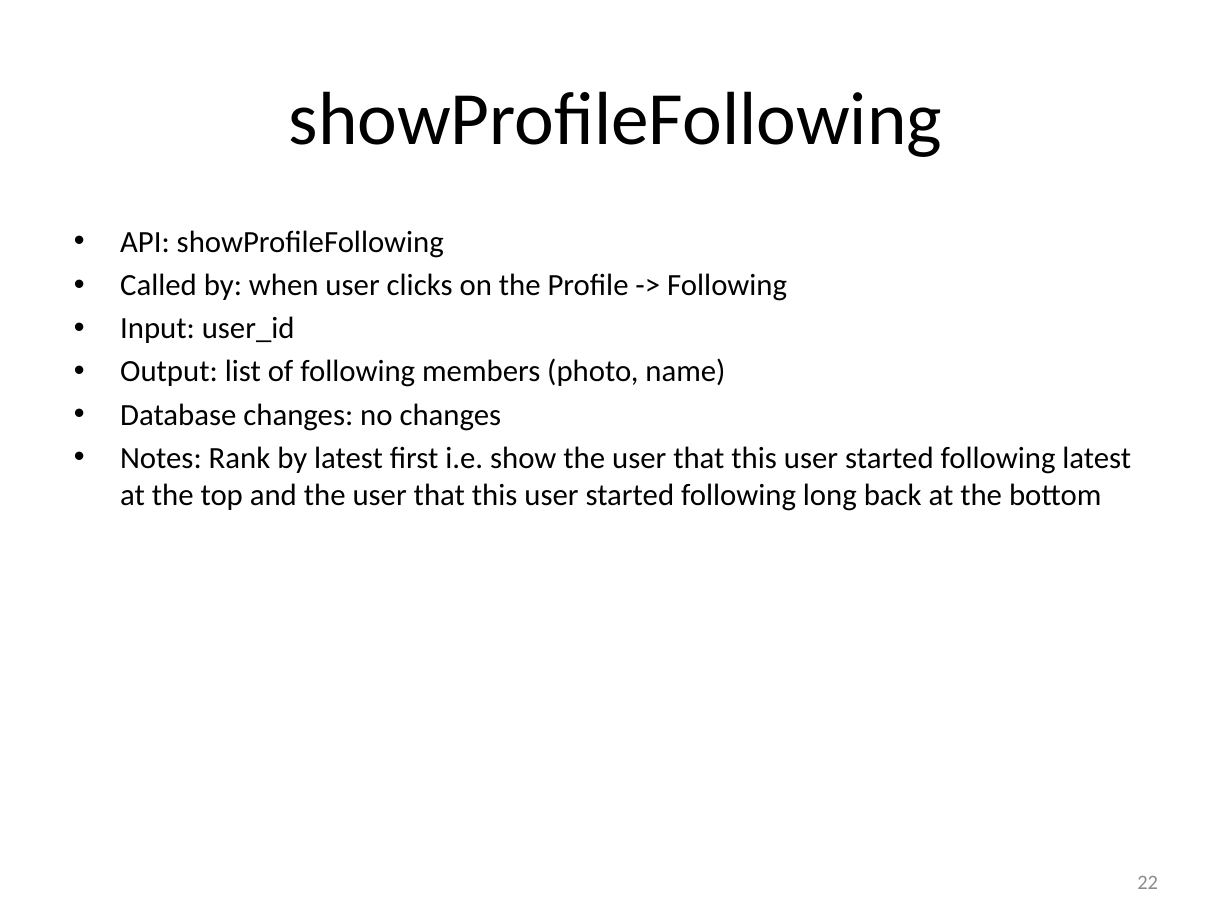
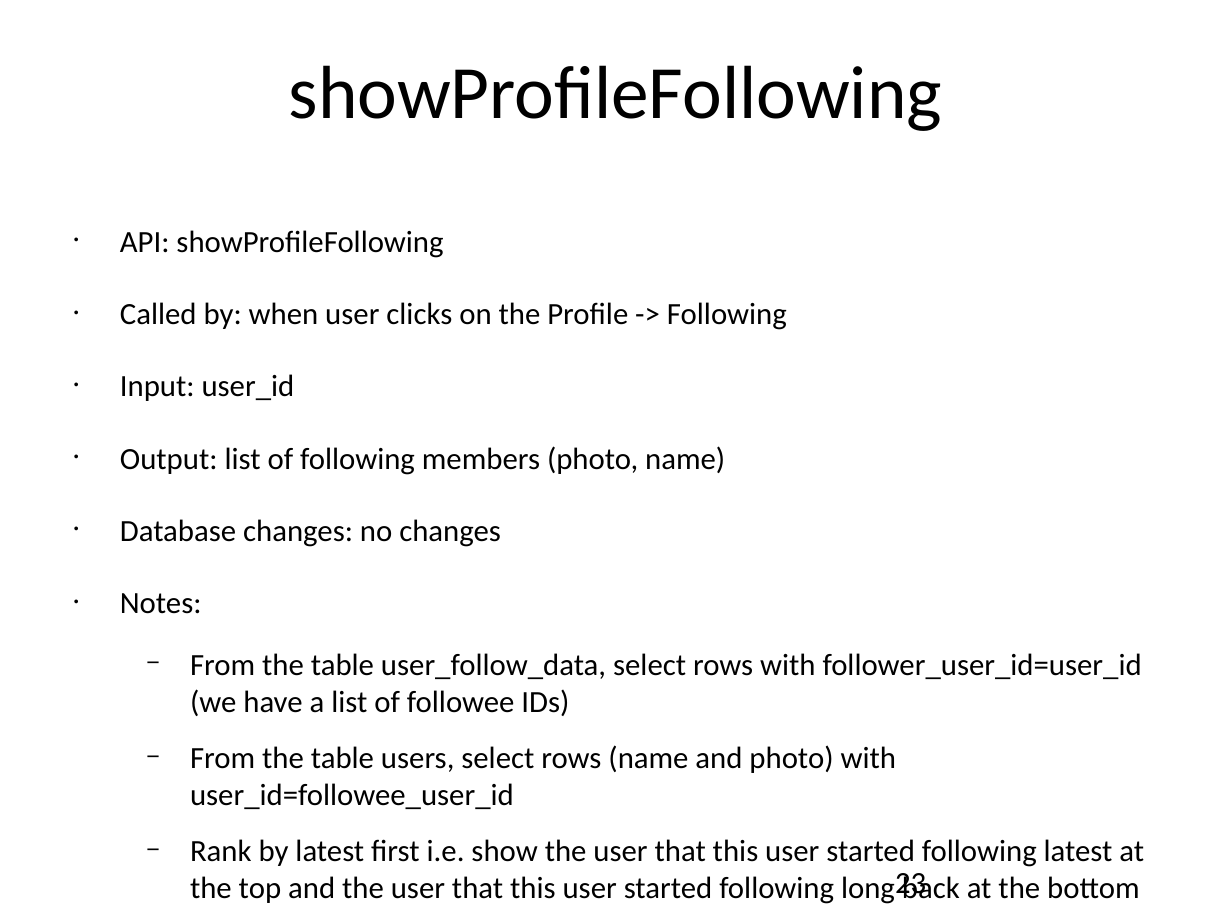
Before and after one commit to catalonia/mob, a slide deck: slide 23 of ws/WS Design Docs/API_Listing.pptx (slide 22 before the commit). Drawn at 1232x924 pixels with LibreOffice and Linux fonts; fonts in the diff are those of the drawing. Boxes give left, top, right and bottom in pixels: in the first picture for what was removed or moved away, otherwise in the second. Text is boxed around its words. In the diff, an @@ line names an element or a change of style, - is before the commit and + after.

Commit message:
API_Listing document update
Responded to Loc's question on which 3 restaurants to show on My
Profile Home screen.

```diff
--- a/ws/WS Design Docs/API_Listing.pptx
+++ b/ws/WS Design Docs/API_Listing.pptx
@@ title "showProfileFollowing" at [289, 65, 942, 131]: vertical alignment middle to top @@
@@ text at [120, 230, 787, 547]: indent changed; more space between paragraphs @@
@@ text at [120, 593, 1144, 904]: text changed @@
-• Notes: Rank by latest first i.e. show the user that this user started following latest at the top and the user that this user started following long back at the bottom
+• Notes:
+  − From the table user_follow_data, select rows with follower_user_id=user_id (we have a list of followee IDs)
+  − From the table users, select rows (name and photo) with user_id=followee_user_id
+  − Rank by latest first i.e. show the user that this user started following latest at the top and the user that this user started following long back at the bottom
@@ page number at [895, 873, 926, 899]: vertical alignment middle to top @@
@@ page number at [895, 873, 926, 899]: text changed; size 12 to 18 pt; text colour #8C8C8C to #000000 @@
-22
+23
```
Also in this commit, not shown: 36 other slides changed, 4 slides added.
